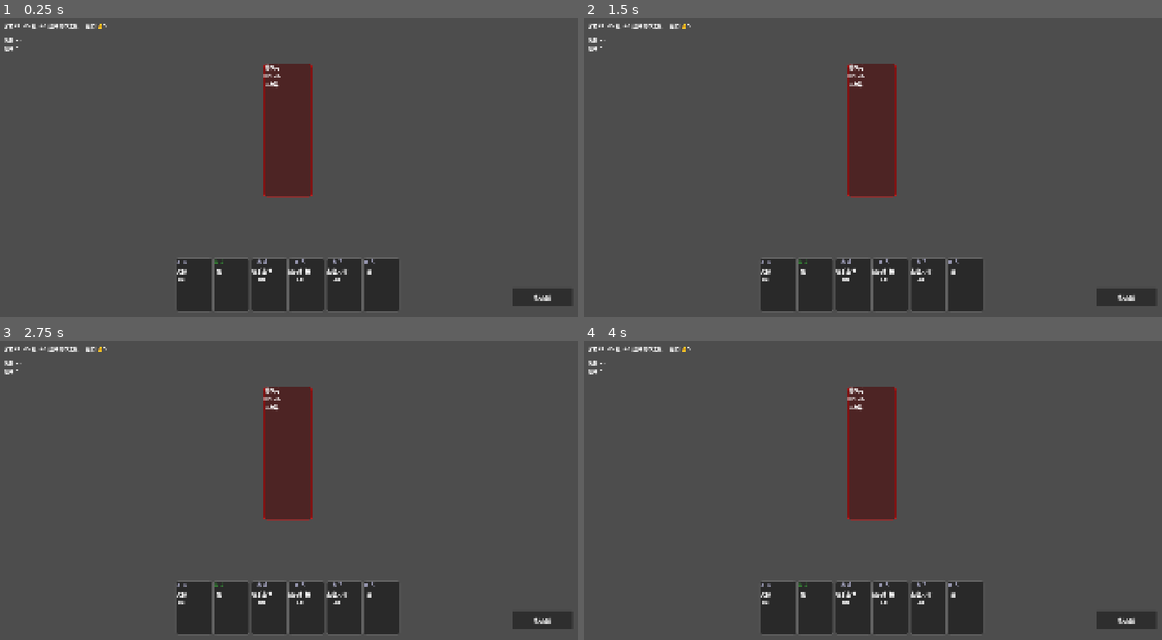
Above: before the commit, frames 1-4 (two rows, left to right).
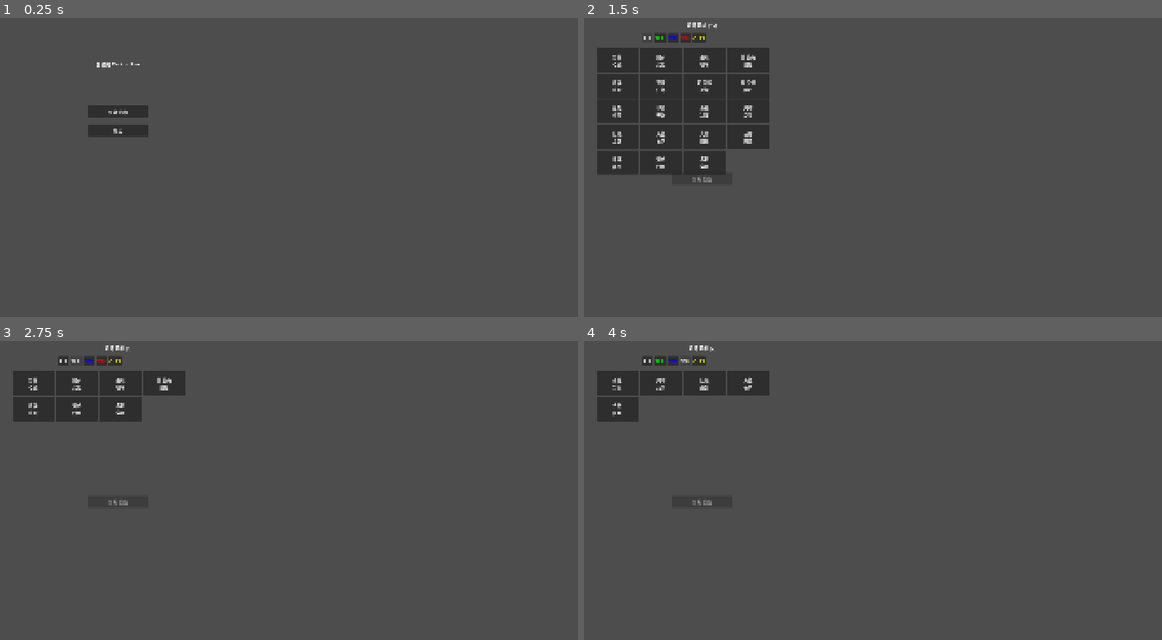
Above: after the commit, the same moments.

Repository: adam2046/three-kingdoms-deckbuilder
Game: Godot game, scene res://scenes/menu/main_menu.tscn
Two runs of this game, one before a commit and one after it. Both use one fixed random seed, a clock stepped at 60 frames per second and the inputs below. Before the commit the project starts from res://scenes/main.tscn.
Inputs (mouse positions are in pixels of both pictures, inside the frame that each line leads up to):
- Up to frame 1 (0.25 s): no input
- Up to frame 2 (1.5 s): click (699, 110) at 0.5 s, where only the run after the commit has a clickable "開始遊戲"; click (647, 38) at 1.25 s, where only the run after the commit has a clickable "ALL"
- Up to frame 3 (2.75 s): click (75, 361) at 2 s, where only the run after the commit has a clickable "SHU"
- Up to frame 4 (4 s): click (670, 361) at 2.75 s, where only the run after the commit has a clickable "WEI"; click (688, 361) at 3.5 s, where only the run after the commit has a clickable "WU"

The runs differ from the first frame. In frame 1, 12% of the frame differs, in the area x 0-99%, y 1-99%; in frame 2, 22%; in frame 3, 16%; in frame 4, 14%.

Commit message:
feat: main menu + hero select screen (9 heroes, faction tabs)
- Main menu scene: Start → Hero Select → Battle
- Hero select: faction tabs (ALL/SHU/WEI/WU/QUN), 9 heroes
- PlayerData autoload singleton persists hero choice between scenes
- Main scene changed to main_menu.tscn
- Battle scene reads PlayerData.chosen_hero_id

Diff:
--- a/project.godot
+++ b/project.godot
@@ -13,9 +13,13 @@
 config/name="Three Kingdoms Deckbuilder"
 config/description="A roguelike deckbuilder set in the Three Kingdoms era. Build your deck, command legendary heroes, and unify China."
 config/tags=PackedStringArray("roguelike", "deckbuilder", "card_game", "three_kingdoms", "2d")
-run/main_scene="res://scenes/main.tscn"
+run/main_scene="res://scenes/menu/main_menu.tscn"
 config/features=PackedStringArray("4.6")
 config/icon="res://icon.svg"
+
+[autoload]
+
+PlayerData="*res://scripts/data/player_data.gd"
 
 [display]
 
--- /dev/null
+++ b/scenes/menu/hero_select.tscn
@@ -0,0 +1,52 @@
+[gd_scene load_steps=2 format=3]
+
+[ext_resource type="Script" path="res://scripts/menu/hero_select.gd" id="1"]
+
+[node name="HeroSelect" type="Control"]
+layout_mode = 3
+anchors_preset = 15
+anchor_right = 1.0
+anchor_bottom = 1.0
+grow_horizontal = 2
+grow_vertical = 2
+script = ExtResource("1")
+
+[node name="TitleLabel" type="Label" parent="."]
+layout_mode = 0
+offset_left = 300.0
+offset_top = 20.0
+offset_right = 500.0
+offset_bottom = 50.0
+text = "選擇英雄"
+horizontal_alignment = 1
+
+[node name="FactionBar" type="HBoxContainer" parent="."]
+layout_mode = 0
+offset_left = 200.0
+offset_top = 60.0
+offset_right = 600.0
+offset_bottom = 90.0
+
+[node name="HeroGrid" type="GridContainer" parent="."]
+layout_mode = 0
+offset_left = 50.0
+offset_top = 110.0
+offset_right = 500.0
+offset_bottom = 500.0
+columns = 4
+
+[node name="InfoPanel" type="VBoxContainer" parent="."]
+layout_mode = 0
+offset_left = 530.0
+offset_top = 110.0
+offset_right = 750.0
+offset_bottom = 450.0
+
+[node name="ConfirmBtn" type="Button" parent="."]
+layout_mode = 0
+offset_left = 300.0
+offset_top = 520.0
+offset_right = 500.0
+offset_bottom = 560.0
+text = "開始遊戲"
+disabled = true
--- /dev/null
+++ b/scenes/menu/main_menu.tscn
@@ -0,0 +1,37 @@
+[gd_scene load_steps=2 format=3]
+
+[ext_resource type="Script" path="res://scripts/menu/main_menu.gd" id="1"]
+
+[node name="MainMenu" type="Control"]
+layout_mode = 3
+anchors_preset = 15
+anchor_right = 1.0
+anchor_bottom = 1.0
+grow_horizontal = 2
+grow_vertical = 2
+script = ExtResource("1")
+
+[node name="TitleLabel" type="Label" parent="."]
+layout_mode = 0
+offset_left = 250.0
+offset_top = 150.0
+offset_right = 550.0
+offset_bottom = 200.0
+text = "三國殺 Deckbuilder"
+horizontal_alignment = 1
+
+[node name="StartBtn" type="Button" parent="."]
+layout_mode = 0
+offset_left = 300.0
+offset_top = 300.0
+offset_right = 500.0
+offset_bottom = 340.0
+text = "開始遊戲"
+
+[node name="QuitBtn" type="Button" parent="."]
+layout_mode = 0
+offset_left = 300.0
+offset_top = 360.0
+offset_right = 500.0
+offset_bottom = 400.0
+text = "退出"
--- a/scripts/battle/battle_scene.gd
+++ b/scripts/battle/battle_scene.gd
@@ -46,7 +46,7 @@
 	map_manager.gold_changed.connect(_on_gold_changed)
 
 	# Load test hero BEFORE starting run (run triggers first battle)
-	_load_test_hero("zhao_yun")  # Options: zhao_yun, cao_cao, sun_quan
+	_load_test_hero(PlayerData.chosen_hero_id)  # Hero chosen on select screen
 
 	# Now start the roguelike run — triggers _on_node_changed → _start_battle
 	map_manager.start_run()
--- /dev/null
+++ b/scripts/data/player_data.gd
@@ -0,0 +1,5 @@
+extends Node
+## Global singleton for persisting data between scenes (hero choice, run state).
+## Add to Project Settings → Autoload as "PlayerData".
+
+var chosen_hero_id: String = "zhao_yun"  # Default hero for testing
--- /dev/null
+++ b/scripts/menu/hero_select.gd
@@ -0,0 +1,125 @@
+extends Control
+## Hero Select Screen — pick a hero before starting a run.
+## Shows faction tabs (Wei/Shu/Wu/Qun) with hero cards.
+
+signal hero_selected(hero_id: String)
+
+const HERO_DATA := {
+	"liu_bei": {"name": "劉備", "faction": "SHU", "hp": 4, "skill": "仁德: give cards to heal", "archetype": "SUPPORT"},
+	"guan_yu": {"name": "關羽", "faction": "SHU", "hp": 4, "skill": "武聖: red cards → 殺", "archetype": "ATTACK"},
+	"zhang_fei": {"name": "張飛", "faction": "SHU", "hp": 4, "skill": "咆哮: unlimited 殺", "archetype": "ATTACK"},
+	"zhuge_liang": {"name": "諸葛亮", "faction": "SHU", "hp": 3, "skill": "觀星: see top 5, reorder", "archetype": "CONTROL"},
+	"zhao_yun": {"name": "趙雲", "faction": "SHU", "hp": 4, "skill": "龍膽: 殺↔閃", "archetype": "BALANCED"},
+	"cao_cao": {"name": "曹操", "faction": "WEI", "hp": 4, "skill": "奸雄: take damage → gain card", "archetype": "CONTROL"},
+	"sim_yi": {"name": "司馬懿", "faction": "WEI", "hp": 3, "skill": "反饋: take damage → steal enemy card", "archetype": "CONTROL"},
+	"xiahou_dun": {"name": "夏侯惇", "faction": "WEI", "hp": 4, "skill": "剛烈: take damage → deal 1 back", "archetype": "ATTACK"},
+	"zhen_ji": {"name": "甄姬", "faction": "WEI", "hp": 3, "skill": "傾國: black cards → 閃", "archetype": "DEFENSE"},
+	"guo_jia": {"name": "郭嘉", "faction": "WEI", "hp": 3, "skill": "天妒: draw 2 when damaged", "archetype": "SUPPORT"},
+	"sun_quan": {"name": "孫權", "faction": "WU", "hp": 4, "skill": "制衡: discard N, draw N", "archetype": "BALANCED"},
+	"zhou_yu": {"name": "周瑜", "faction": "WU", "hp": 3, "skill": "反間: guess suit or take 1 dmg", "archetype": "CONTROL"},
+	"lu_xun": {"name": "陸遜", "faction": "WU", "hp": 3, "skill": "連營: last card → draw 2", "archetype": "CONTROL"},
+	"huang_gai": {"name": "黃蓋", "faction": "WU", "hp": 4, "skill": "苦肉: lose 1 HP → draw 2", "archetype": "ATTACK"},
+	"da_qiao": {"name": "大喬", "faction": "WU", "hp": 3, "skill": "國色: diamond cards → 樂", "archetype": "CONTROL"},
+	"lv_bu": {"name": "呂布", "faction": "QUN", "hp": 4, "skill": "無雙: 殺+決鬥 dmg+1", "archetype": "ATTACK"},
+	"diao_chan": {"name": "貂蟬", "faction": "QUN", "hp": 3, "skill": "離間: force 2 enemies to duel", "archetype": "CONTROL"},
+	"huang_zhong": {"name": "黃忠", "faction": "SHU", "hp": 4, "skill": "烈弓: hand≥HP → 殺 dmg+1", "archetype": "ATTACK"},
+	"ma_chao": {"name": "馬超", "faction": "SHU", "hp": 4, "skill": "鐵騎: red judgment → dmg+1", "archetype": "ATTACK"},
+}
+
+var current_faction: String = "ALL"
+var hero_buttons: Array[Button] = []
+
+@onready var title_label: Label = $TitleLabel
+@onready var faction_container: HBoxContainer = $FactionBar
+@onready var hero_grid: GridContainer = $HeroGrid
+@onready var info_panel: VBoxContainer = $InfoPanel
+@onready var confirm_btn: Button = $ConfirmBtn
+
+var selected_hero_id: String = ""
+
+func _ready() -> void:
+	_build_faction_tabs()
+	_show_heroes("ALL")
+	confirm_btn.disabled = true
+	confirm_btn.pressed.connect(_on_confirm)
+
+func _build_faction_tabs() -> void:
+	var factions := ["ALL", "SHU", "WEI", "WU", "QUN"]
+	var colors := {
+		"ALL": Color.WHITE,
+		"SHU": Color.GREEN,
+		"WEI": Color.BLUE,
+		"WU": Color.RED,
+		"QUN": Color.YELLOW,
+	}
+	for faction in factions:
+		var btn := Button.new()
+		btn.text = faction
+		btn.add_theme_color_override("font_color", colors[faction])
+		btn.pressed.connect(_on_faction_tab.bind(faction))
+		faction_container.add_child(btn)
+
+func _on_faction_tab(faction: String) -> void:
+	current_faction = faction
+	_show_heroes(faction)
+
+func _show_heroes(faction: String) -> void:
+	# Clear existing
+	for child in hero_grid.get_children():
+		child.queue_free()
+	hero_buttons.clear()
+
+	var count := 0
+	for hero_id in HERO_DATA:
+		var data: Dictionary = HERO_DATA[hero_id]
+		if faction != "ALL" and data["faction"] != faction:
+			continue
+		var btn := Button.new()
+		btn.text = "%s\n%s" % [data["name"], data["skill"].split(":")[0]]
+		btn.custom_minimum_size = Vector2(140, 80)
+		btn.pressed.connect(_on_hero_selected.bind(hero_id))
+		hero_grid.add_child(btn)
+		hero_buttons.append(btn)
+		count += 1
+
+	# Update title
+	title_label.text = "選擇英雄 (%d)" % count
+
+func _on_hero_selected(hero_id: String) -> void:
+	selected_hero_id = hero_id
+	var data: Dictionary = HERO_DATA[hero_id]
+
+	# Update info panel
+	for child in info_panel.get_children():
+		child.queue_free()
+
+	var name_label := Label.new()
+	name_label.text = data["name"]
+	name_label.add_theme_font_size_override("font_size", 24)
+	info_panel.add_child(name_label)
+
+	var faction_label := Label.new()
+	faction_label.text = "陣營: %s" % data["faction"]
+	info_panel.add_child(faction_label)
+
+	var hp_label := Label.new()
+	hp_label.text = "體力: %d" % data["hp"]
+	info_panel.add_child(hp_label)
+
+	var skill_label := Label.new()
+	skill_label.text = "技能: %s" % data["skill"]
+	skill_label.add_theme_font_size_override("font_size", 14)
+	info_panel.add_child(skill_label)
+
+	var arch_label := Label.new()
+	arch_label.text = "類型: %s" % data["archetype"]
+	info_panel.add_child(arch_label)
+
+	confirm_btn.disabled = false
+
+func _on_confirm() -> void:
+	if selected_hero_id != "":
+		hero_selected.emit(selected_hero_id)
+		# Store hero choice and transition to battle
+		PlayerData.chosen_hero_id = selected_hero_id
+		get_tree().change_scene_to_file("res://scenes/battle/battle.tscn")
--- /dev/null
+++ b/scripts/menu/main_menu.gd
@@ -0,0 +1,17 @@
+extends Control
+## Main Menu — entry point for the game.
+## Start → Hero Select → Battle
+
+@onready var start_btn: Button = $StartBtn
+@onready var quit_btn: Button = $QuitBtn
+
+func _ready() -> void:
+	start_btn.pressed.connect(_on_start)
+	quit_btn.pressed.connect(_on_quit)
+
+func _on_start() -> void:
+	# Transition to hero select screen
+	get_tree().change_scene_to_file("res://scenes/menu/hero_select.tscn")
+
+func _on_quit() -> void:
+	get_tree().quit()
